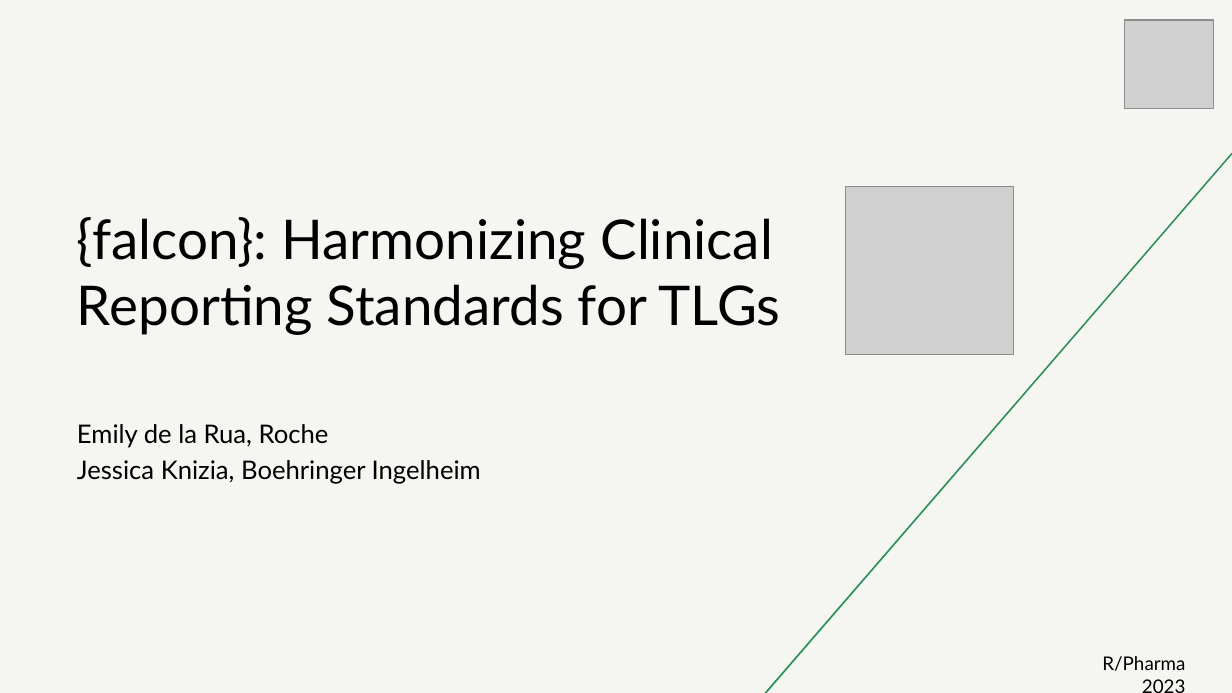
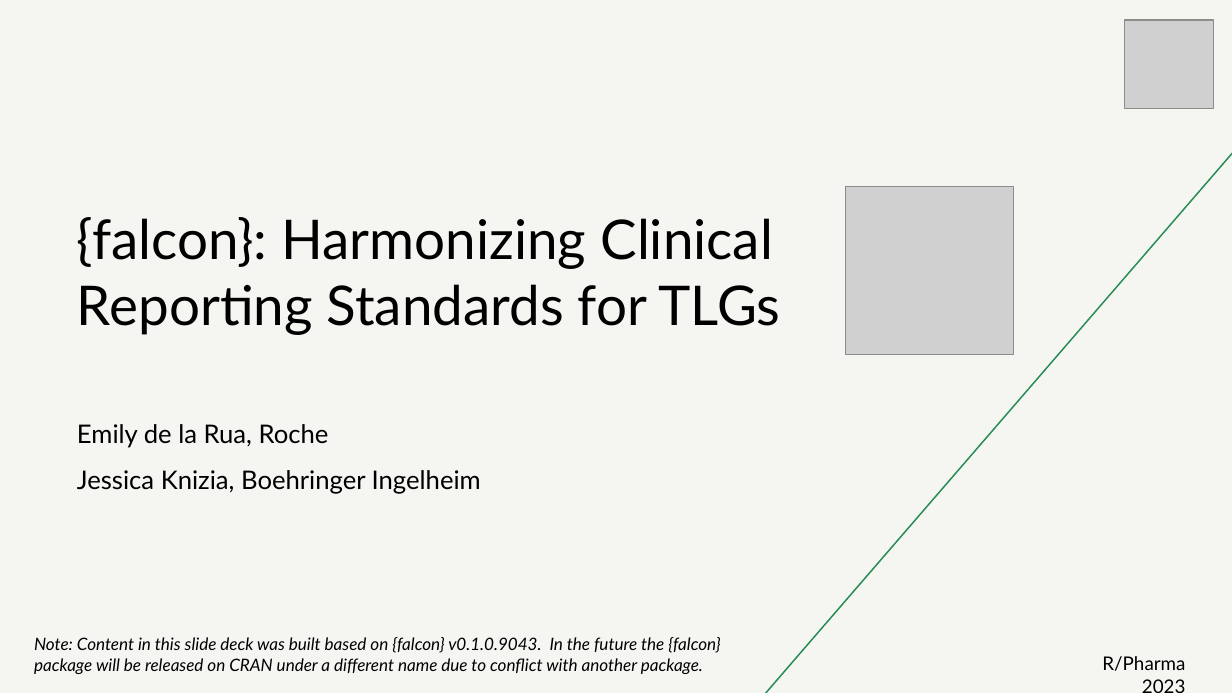
Before and after one commit to pharmaverse/cardinal, a slide deck: slide 1 of quarto/assets/resources/RinPharma_Workshop_2023.pptx. Drawn at 1232x693 pixels with LibreOffice and Linux fonts; fonts in the diff are those of the drawing; grey boxes stand for pictures. Boxes give left, top, right and bottom in pixels: in the first picture for what was removed or moved away, otherwise in the second. Text is boxed around its words. In the diff, an @@ line names an element or a change of style, - is before the commit and + after.

Commit message:
Clean up slides for .pptx format

```diff
--- a/quarto/assets/resources/RinPharma_Workshop_2023.pptx
+++ b/quarto/assets/resources/RinPharma_Workshop_2023.pptx
@@ text at [77, 470, 481, 494]: line spacing 1.15 to 1.5 @@
@@ text added at [34, 637, 720, 674], 10 pt, text #000000, italic @@
+Note: Content in this slide deck was built based on {falcon} v0.1.0.9043. In the future the {falcon} package will be released on CRAN under a different name due to conflict with another package.
```
Also in this commit, not shown: 28 other slides changed.
